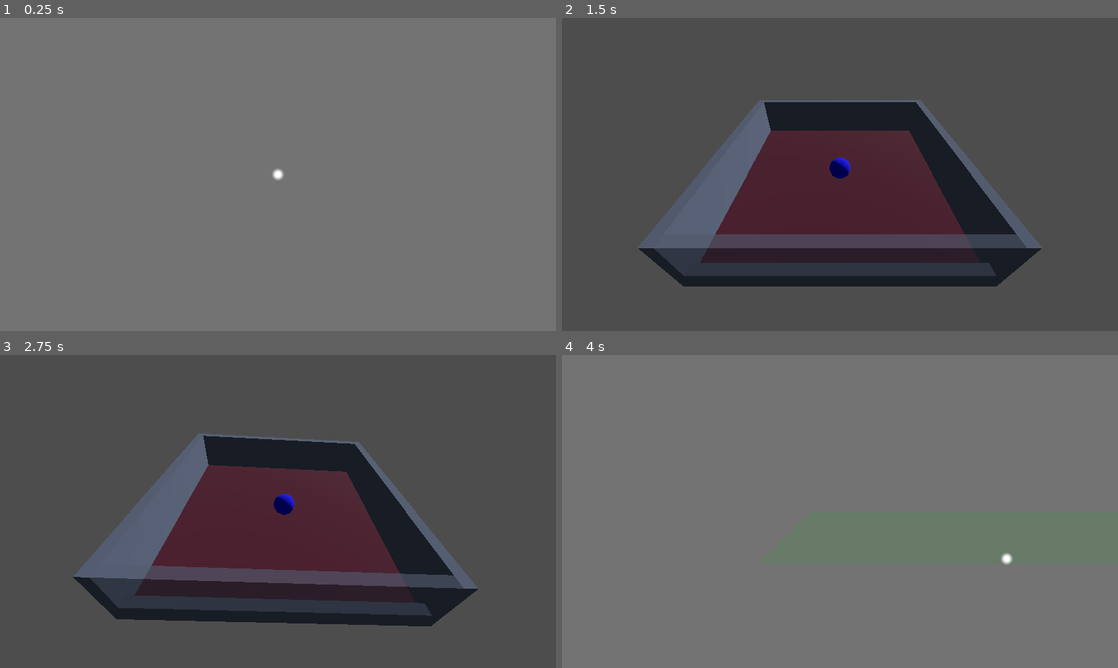
Above: before the commit, frames 1-4 (two rows, left to right).
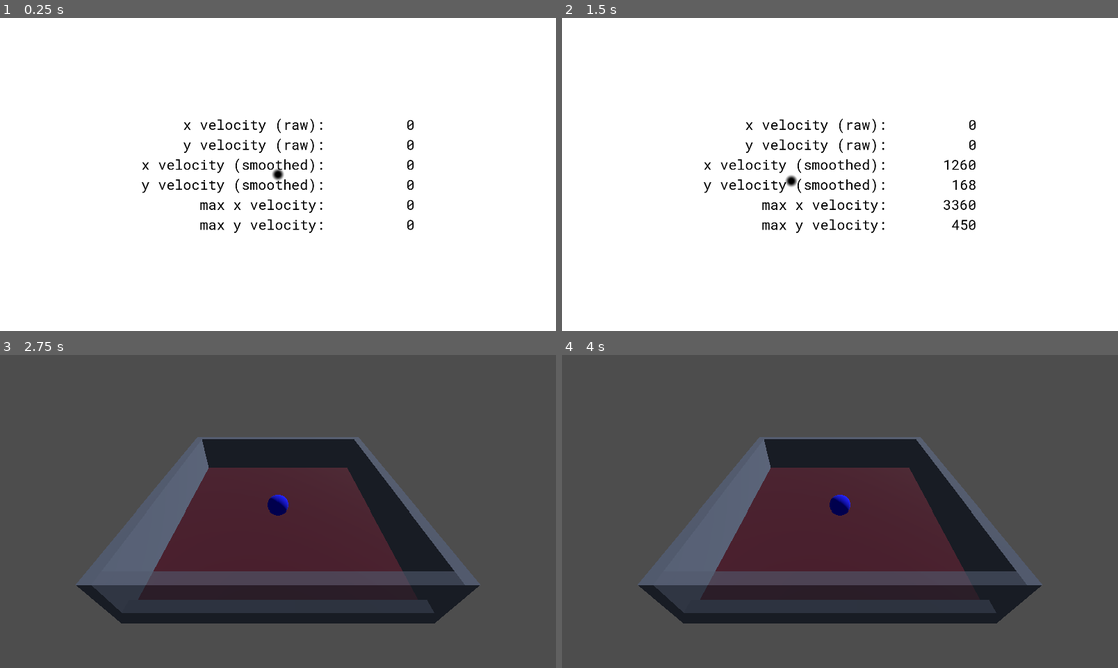
Above: after the commit, the same moments.

Repository: josephowen/alt_ctrl_jam_2026_input_examples
Game: Godot game, scene res://debug_example/debug_example.tscn
The game is run twice, just before and just after one commit, with the same random seed, the same clock (stepped at 60 frames per second) and the same inputs. Before the commit the project starts from res://mouse_example/mouse_example.tscn.
Inputs (mouse positions are in pixels of both pictures, inside the frame that each line leads up to):
- Up to frame 1 (0.25 s): no input
- Up to frame 2 (1.5 s): tap Enter at 0.5 s; move the mouse to (962, 158) at 0.52 s; click (962, 158) at 0.6 s; move the mouse to (728, 190) at 1.27 s; click (728, 190) at 1.35 s
- Up to frame 3 (2.75 s): tap Space at 2 s; move the mouse to (289, 505) at 2.02 s; click (289, 505) at 2.1 s
- Up to frame 4 (4 s): move the mouse to (834, 517) at 2.77 s; click (834, 517) at 2.85 s; tap Enter at 3.5 s; move the mouse to (1006, 558) at 3.52 s; click (1006, 558) at 3.6 s

The runs differ from the first frame. In frame 1, 100% of the frame differs, in the area x 0-100%, y 0-100%; in frame 2, 100%; in frame 3, 4.6%; in frame 4, 100%.

Commit message:
Add debug info scene.

Diff:
--- /dev/null
+++ b/debug_example/debug_example.gd
@@ -0,0 +1,75 @@
+extends Control
+
+@export var rolling_average_window_size: int = 20
+
+@onready var cursor: Sprite2D = $Cursor
+@onready var raw_x_velocity: Label = $CenterContainer/GridContainer/RawXVelocity
+@onready var raw_y_velocity: Label = $CenterContainer/GridContainer/RawYVelocity
+@onready var x_velocity: Label = $CenterContainer/GridContainer/XVelocity
+@onready var y_velocity: Label = $CenterContainer/GridContainer/YVelocity
+@onready var max_x_velocity: Label = $CenterContainer/GridContainer/MaxXVelocity
+@onready var max_y_velocity: Label = $CenterContainer/GridContainer/MaxYVelocity
+
+var mouse_velocity_x_values: Array[float] = []
+var mouse_velocity_y_values: Array[float] = []
+
+var mouse_max_velocity_x = 0
+var mouse_max_velocity_y = 0
+
+
+func _ready() -> void:
+	Input.mouse_mode = Input.MOUSE_MODE_CAPTURED
+	Input.use_accumulated_input = false
+
+
+func _process(delta: float) -> void:
+	if Input.is_action_just_pressed("next"):
+		get_tree().change_scene_to_file("res://mouse_example/mouse_example.tscn")
+
+	if Input.is_action_just_pressed("exit"):
+		get_tree().quit()
+
+	var mouse_velocity = Input.get_last_mouse_velocity()
+	var mouse_velocity_x = -mouse_velocity.x
+	var mouse_velocity_y = mouse_velocity.y
+
+	cursor.position += mouse_velocity * delta;
+	if cursor.position.x > 1920:
+		cursor.position.x -= 1920
+	elif cursor.position.x < 0:
+		cursor.position.x += 1920
+	if cursor.position.y > 1080:
+		cursor.position.y -= 1080
+	elif cursor.position.y < 0:
+		cursor.position.y += 1080
+
+	mouse_max_velocity_x = max(mouse_max_velocity_x, abs(mouse_velocity_x))
+	mouse_max_velocity_y = max(mouse_max_velocity_y, abs(mouse_velocity_y))
+
+	mouse_velocity_x_values.append(mouse_velocity_x)
+	if len(mouse_velocity_x_values) > rolling_average_window_size:
+		mouse_velocity_x_values.pop_front()
+	mouse_velocity_y_values.append(mouse_velocity_y)
+	if len(mouse_velocity_y_values) > rolling_average_window_size:
+		mouse_velocity_y_values.pop_front()
+
+	var mouse_velocity_x_values_avg = 0
+	if len(mouse_velocity_x_values) > 0:
+		var mouse_velocity_x_values_sum = 0
+		for value in mouse_velocity_x_values:
+			mouse_velocity_x_values_sum += value
+		mouse_velocity_x_values_avg = mouse_velocity_x_values_sum / len(mouse_velocity_x_values)
+
+	var mouse_velocity_y_values_avg = 0
+	if len(mouse_velocity_y_values) > 0:
+		var mouse_velocity_y_values_sum = 0
+		for value in mouse_velocity_y_values:
+			mouse_velocity_y_values_sum += value
+		mouse_velocity_y_values_avg = mouse_velocity_y_values_sum / len(mouse_velocity_y_values)
+
+	raw_x_velocity.text = "%10d" % mouse_velocity_x
+	raw_y_velocity.text = "%10d" % mouse_velocity_y
+	x_velocity.text = "%10d" % mouse_velocity_x_values_avg
+	y_velocity.text = "%10d" % mouse_velocity_y_values_avg
+	max_x_velocity.text = "%10d" % mouse_max_velocity_x
+	max_y_velocity.text = "%10d" % mouse_max_velocity_y
--- /dev/null
+++ b/debug_example/debug_example.tscn
@@ -0,0 +1,114 @@
+[gd_scene format=3 uid="uid://c6cq84v4quyb5"]
+
+[ext_resource type="Script" uid="uid://1aig4f2o011d" path="res://debug_example/debug_example.gd" id="1_03ry3"]
+[ext_resource type="LabelSettings" uid="uid://dclnvj0j8kprx" path="res://debug_example/debug_label_settings.tres" id="1_fwv6m"]
+
+[sub_resource type="Gradient" id="Gradient_jvqo8"]
+interpolation_mode = 2
+offsets = PackedFloat32Array(0, 0.1746988, 0.5180723)
+colors = PackedColorArray(0, 0, 0, 1, 0, 0, 0, 1, 0, 0, 0, 0)
+
+[sub_resource type="GradientTexture2D" id="GradientTexture2D_03ry3"]
+gradient = SubResource("Gradient_jvqo8")
+fill = 1
+fill_from = Vector2(0.5, 0.5)
+
+[node name="DebugExample" type="Control" unique_id=1627028015]
+layout_mode = 3
+anchors_preset = 15
+anchor_right = 1.0
+anchor_bottom = 1.0
+grow_horizontal = 2
+grow_vertical = 2
+script = ExtResource("1_03ry3")
+
+[node name="ColorRect" type="ColorRect" parent="." unique_id=911746105]
+layout_mode = 1
+anchors_preset = 15
+anchor_right = 1.0
+anchor_bottom = 1.0
+grow_horizontal = 2
+grow_vertical = 2
+
+[node name="CenterContainer" type="CenterContainer" parent="." unique_id=672815692]
+layout_mode = 1
+anchors_preset = 15
+anchor_right = 1.0
+anchor_bottom = 1.0
+grow_horizontal = 2
+grow_vertical = 2
+
+[node name="GridContainer" type="GridContainer" parent="CenterContainer" unique_id=31684949]
+layout_mode = 2
+theme_override_constants/h_separation = 20
+columns = 2
+
+[node name="RawXVelocityLabel" type="Label" parent="CenterContainer/GridContainer" unique_id=1813510191]
+layout_mode = 2
+text = "x velocity (raw):"
+label_settings = ExtResource("1_fwv6m")
+horizontal_alignment = 2
+
+[node name="RawXVelocity" type="Label" parent="CenterContainer/GridContainer" unique_id=1388551330]
+layout_mode = 2
+text = "0"
+label_settings = ExtResource("1_fwv6m")
+
+[node name="RawYVelocityLabel" type="Label" parent="CenterContainer/GridContainer" unique_id=1722311671]
+layout_mode = 2
+text = "y velocity (raw):"
+label_settings = ExtResource("1_fwv6m")
+horizontal_alignment = 2
+
+[node name="RawYVelocity" type="Label" parent="CenterContainer/GridContainer" unique_id=1401660437]
+layout_mode = 2
+text = "0"
+label_settings = ExtResource("1_fwv6m")
+
+[node name="XVelocityLabel" type="Label" parent="CenterContainer/GridContainer" unique_id=2049789002]
+layout_mode = 2
+text = "x velocity (smoothed):"
+label_settings = ExtResource("1_fwv6m")
+horizontal_alignment = 2
+
+[node name="XVelocity" type="Label" parent="CenterContainer/GridContainer" unique_id=1946069434]
+layout_mode = 2
+text = "0"
+label_settings = ExtResource("1_fwv6m")
+
+[node name="YVelocityLabel" type="Label" parent="CenterContainer/GridContainer" unique_id=1289492510]
+layout_mode = 2
+text = "y velocity (smoothed):"
+label_settings = ExtResource("1_fwv6m")
+horizontal_alignment = 2
+
+[node name="YVelocity" type="Label" parent="CenterContainer/GridContainer" unique_id=615004033]
+layout_mode = 2
+text = "0"
+label_settings = ExtResource("1_fwv6m")
+
+[node name="MaxXVelocityLabel" type="Label" parent="CenterContainer/GridContainer" unique_id=454959638]
+layout_mode = 2
+text = "max x velocity:"
+label_settings = ExtResource("1_fwv6m")
+horizontal_alignment = 2
+
+[node name="MaxXVelocity" type="Label" parent="CenterContainer/GridContainer" unique_id=2007817174]
+layout_mode = 2
+text = "0"
+label_settings = ExtResource("1_fwv6m")
+
+[node name="MaxYVelocityLabel" type="Label" parent="CenterContainer/GridContainer" unique_id=23982144]
+layout_mode = 2
+text = "max y velocity:"
+label_settings = ExtResource("1_fwv6m")
+horizontal_alignment = 2
+
+[node name="MaxYVelocity" type="Label" parent="CenterContainer/GridContainer" unique_id=1314291976]
+layout_mode = 2
+text = "0"
+label_settings = ExtResource("1_fwv6m")
+
+[node name="Cursor" type="Sprite2D" parent="." unique_id=1025244700]
+position = Vector2(960, 540)
+texture = SubResource("GradientTexture2D_03ry3")
--- /dev/null
+++ b/debug_example/debug_label_settings.tres
@@ -0,0 +1,8 @@
+[gd_resource type="LabelSettings" format=3 uid="uid://dclnvj0j8kprx"]
+
+[ext_resource type="FontFile" uid="uid://c0d5jv4nebxu" path="res://debug_example/RobotoMono-Regular.ttf" id="1_ux64e"]
+
+[resource]
+font = ExtResource("1_ux64e")
+font_size = 48
+font_color = Color(0, 0, 0, 1)
--- a/project.godot
+++ b/project.godot
@@ -11,7 +11,7 @@
 [application]
 
 config/name="Alt Ctrl Jam 2026 Input Examples"
-run/main_scene="uid://dtielavgxym3d"
+run/main_scene="uid://c6cq84v4quyb5"
 config/features=PackedStringArray("4.7", "GL Compatibility")
 config/icon="res://icon.svg"
 
--- a/tilt_example/tilt_example.gd
+++ b/tilt_example/tilt_example.gd
@@ -24,7 +24,7 @@
 
 func _process(_delta: float) -> void:
 	if Input.is_action_just_pressed("next"):
-		get_tree().change_scene_to_file("res://mouse_example/mouse_example.tscn")
+		get_tree().change_scene_to_file("res://debug_example/debug_example.tscn")
 
 	if Input.is_action_just_pressed("exit"):
 		get_tree().quit()
Binary file added: debug_example/RobotoMono-Regular.ttf
Not shown, added: debug_example/RobotoMono-Regular.ttf.import
Not shown, added: debug_example/debug_example.gd.uid
